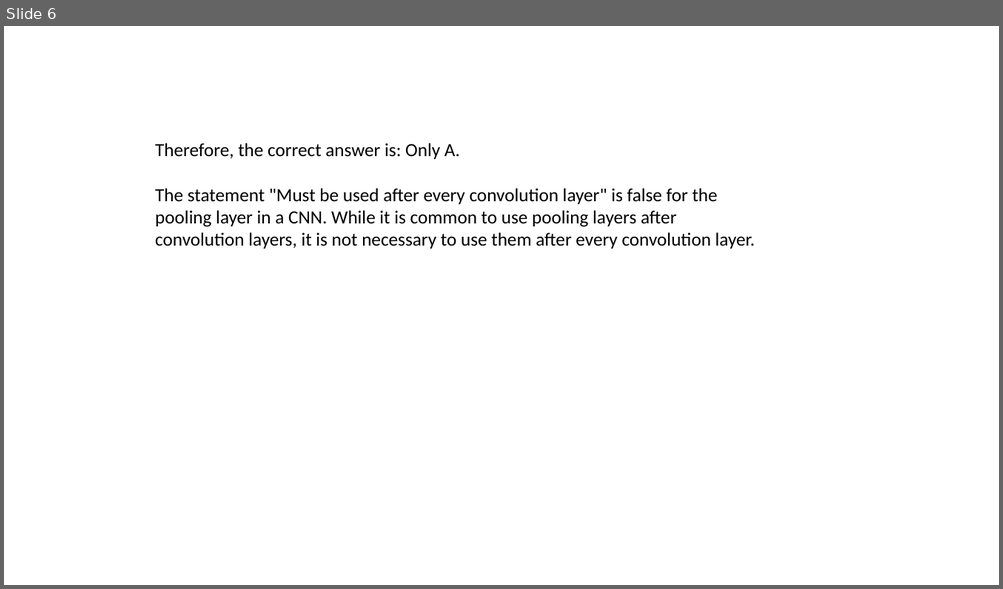
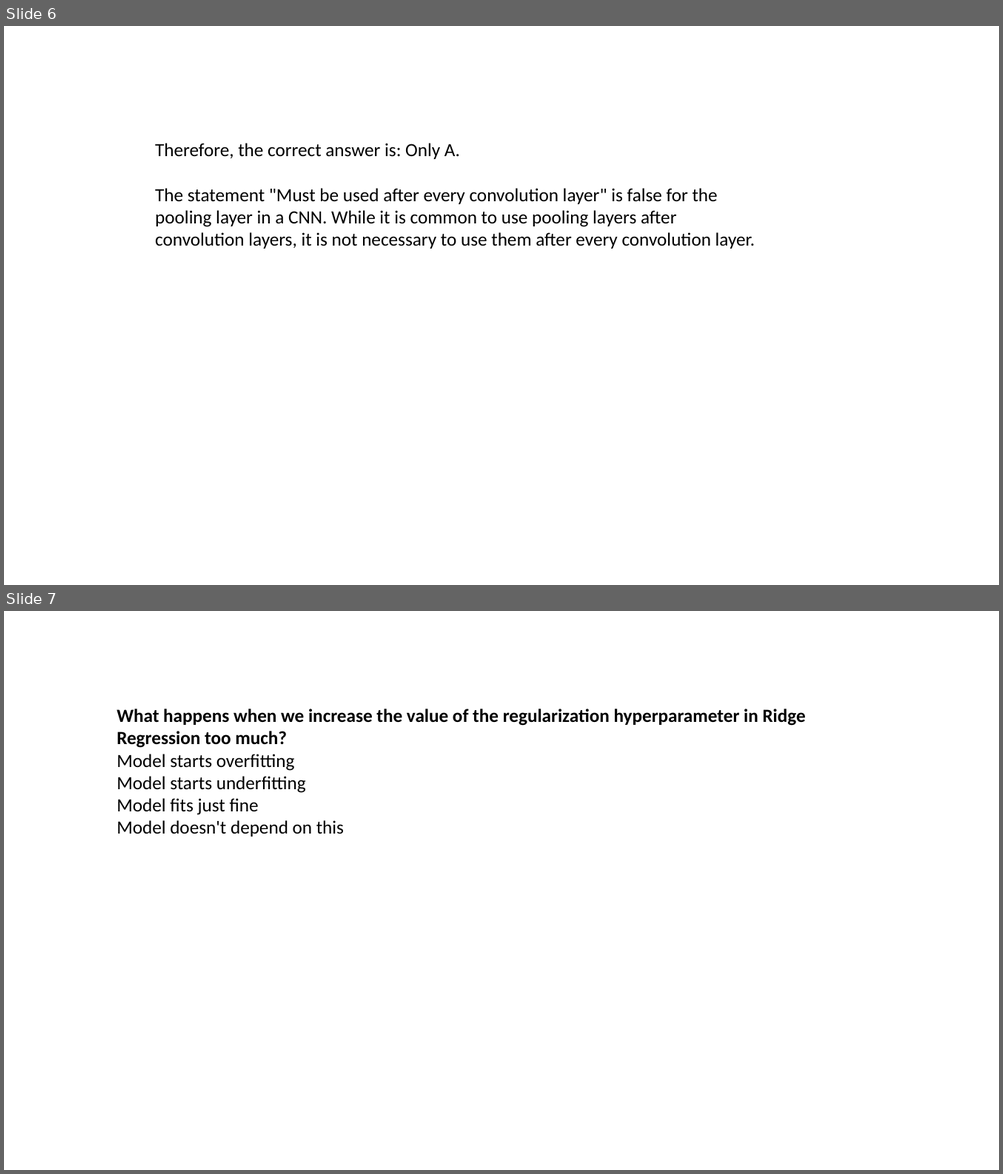
Before and after one commit to Saira55/Machine-Learning-Multiple-Choice-Questions, a slide deck: Machine Learning Quiz Question.pptx. Shown one above the other, each under a label of ours: slide 6 before the commit, slides 6 and 7 after it. The pictures are 1003x589 and 1003x1174 pixels, drawn with LibreOffice and Linux fonts; fonts in the diff are those of the drawing. Boxes give left, top, right and bottom in pixels: in the first picture for what was removed or moved away, otherwise in the second. Text is boxed around its words. In the diff, an @@ line names an element or a change of style, - is before the commit and + after.

```diff
--- a/Machine Learning Quiz Question.pptx
+++ b/Machine Learning Quiz Question.pptx
@@ slide 7 added at (4,611,999,1170), background #FFFFFF @@
@@ text added at (116,709,805,837), 18 pt, text #000000, bold @@
+What happens when we increase the value of the regularization hyperparameter in Ridge Regression too much?
+Model starts overfitting
+Model starts underfitting
+Model fits just fine
+Model doesn't depend on this
```
Also in this commit, not shown: 1 other slide added, 1 slide removed.
